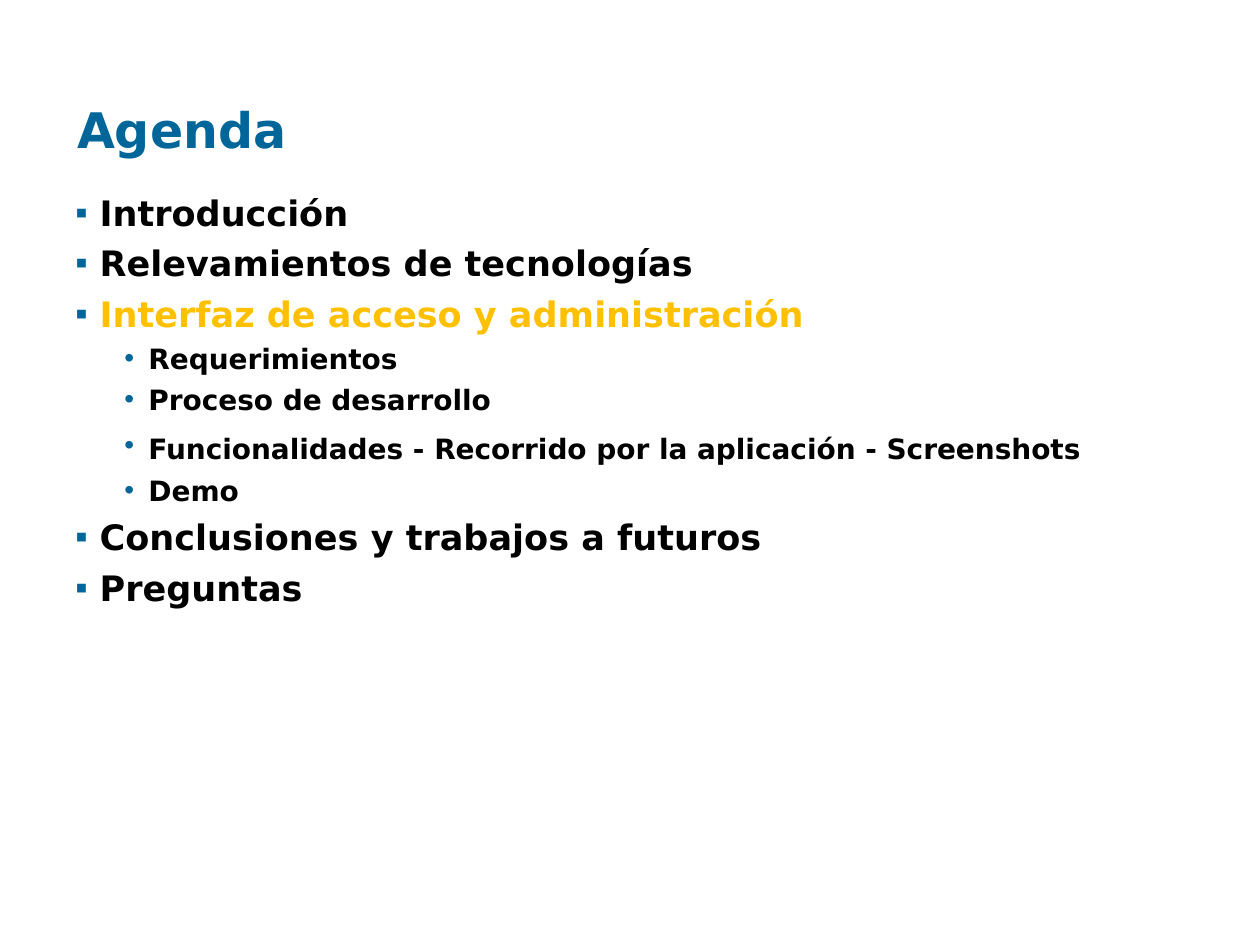
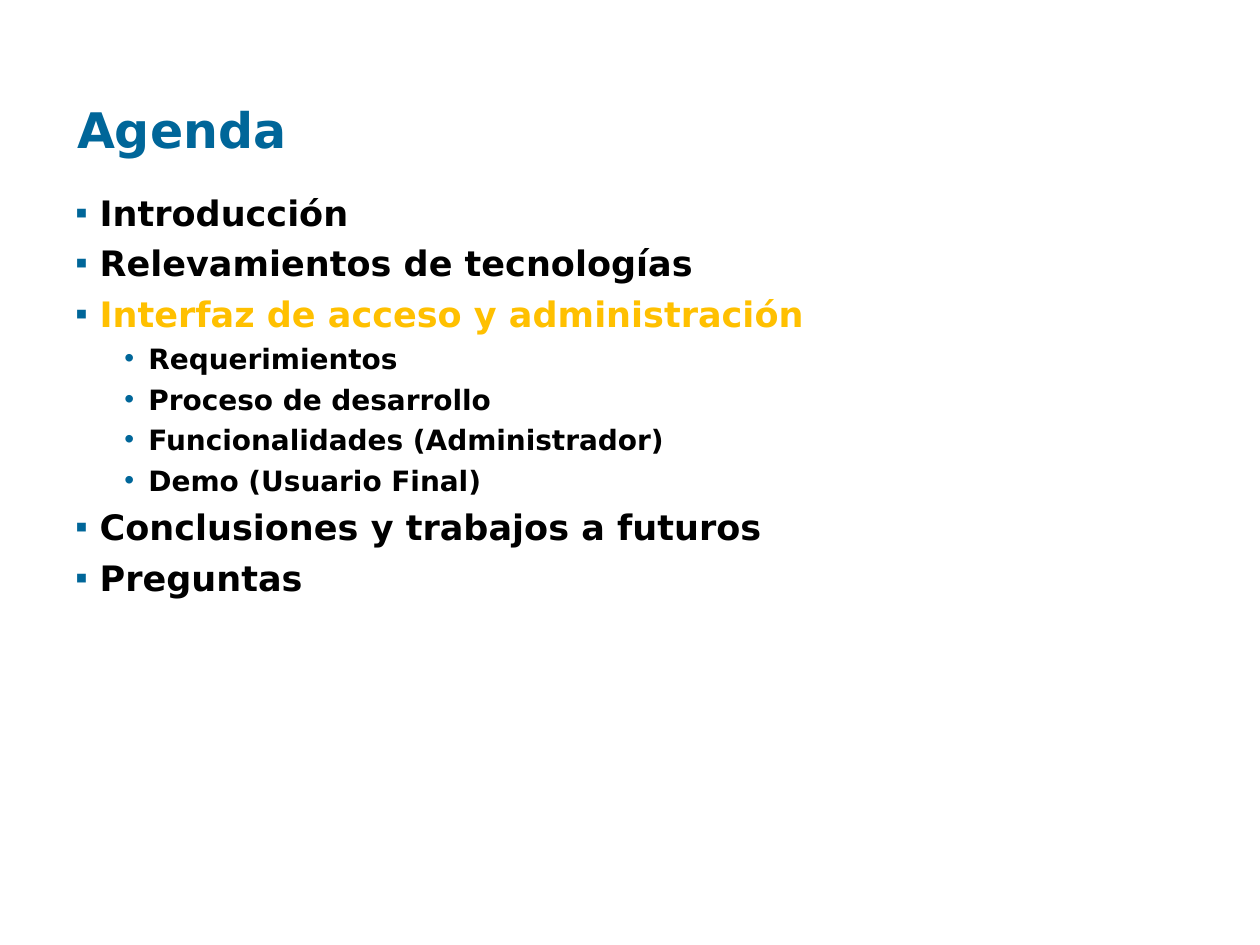
Before and after one commit to santiago-iturriaga/pgruso2007, a slide deck: slide 2 of Documentacion/Presentación Fenton - Damian.ppt. Drawn at 1260x945 pixels with LibreOffice and Linux fonts; fonts in the diff are those of the drawing; background and template pictures are left out. Boxes give left, top, right and bottom in pixels: in the first picture for what was removed or moved away, otherwise in the second. Text is boxed around its words. In the diff, an @@ line names an element or a change of style, - is before the commit and + after.

```diff
--- a/Documentacion/Presentación Fenton - Damian.ppt
+++ b/Documentacion/Presentación Fenton - Damian.ppt
@@ text at (x1=148, y1=428, x2=664, y2=495): text changed @@
-  • Funcionalidades - Recorrido por la aplicación - Screenshots
-  • Demo
+  • Funcionalidades (Administrador)
+  • Demo (Usuario Final)
```
Also in this commit, not shown: 2 other slides changed, 1 slide added, 1 slide removed.
